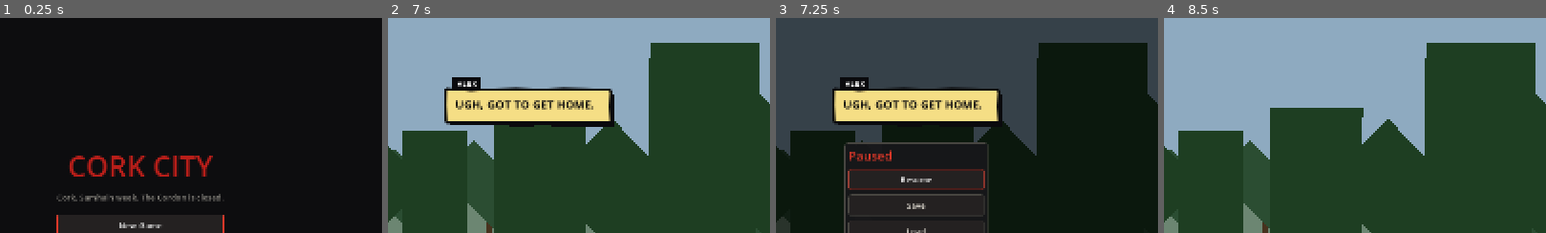
Above: before the commit, frames 1-4 (left to right).
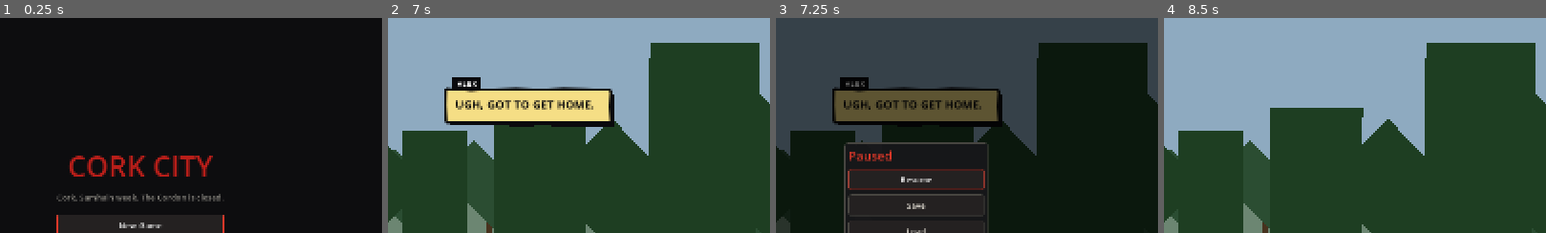
Above: after the commit, the same moments.

Repository: Natkiio/union-city-3d-remake
Game: Godot game, scene res://scenes/ui/main_menu.tscn
Same seed, same stepped clock (60 frames per second), same inputs: the game is played once before the commit and once after it.
Inputs (mouse positions are % of the whole screen's width and height, from its top left):
- Up to frame 1 (0.25 s): no input
- Up to frame 2 (7 s): click "New Game" at 0.5 s; click (8, 10) at 1.27 s; type "Alex" at 1.35 s; click "New Game" at 2 s; click "Confirm" at 2.75 s; tap Enter (ui_accept) at 3.5 s; move the mouse to (50, 20) at 3.52 s; hold D (move_right) 3.53-4.28 s; hold C (crouch) 3.53-4.28 s; click (50, 20) at 3.67 s; tap W (jump) at 3.77, 4.07, 4.52, 4.82, 5.3, 5.85, 6.02, 6.32, 6.77 s; tap Shift (run) at 3.8, 4.35, 6.8 s; move the mouse to (30, 55) at 4.27 s; hold A (move_left) 4.28-5.03 s; tap Space (shove) at 4.55, 5.1 s; move the mouse to (60, 28) at 5.02 s; hold D (move_right) 5.03-5.78 s; move the mouse to (45, 70) at 5.77 s; hold Up 5.78-6.53 s; click (45, 70) at 5.92 s; tap C (crouch) at 6.05 s; move the mouse to (80, 65) at 6.52 s; press the mouse at (80, 65) at 6.53 s; hold A (move_left) from 6.53 s (still down)
- Up to frame 3 (7.25 s): keep holding A (move_left); tap W (jump) at 7.07 s; tap Escape (pause) at 7.15 s
- Up to frame 4 (8.5 s): keep holding A (move_left); move the mouse to (20, 35) at 7.27 s; release the mouse at (20, 35) at 7.28 s; tap C (crouch) at 7.35 s; tap W (jump) at 7.52, 7.82, 8.3 s; tap Space (shove) at 7.55 s; move the mouse to (55, 50) at 8.02 s; tap 1 (equip_fists) at 8.1 s; click (55, 50) at 8.17 s
The pictures show only the part of the screen within x 32-82%, y 0-50%; the shares and areas given below are measured in that part.

Frames 1-2 are identical in both runs. In frame 3, 6.1% of the frame differs, in the area x 15-59%, y 29-48%; in frame 4, nothing differs.

Commit message:
Captions sit below UI screens; cork test allows map_display

Diff:
--- a/scripts/story/dialogue_box.gd
+++ b/scripts/story/dialogue_box.gd
@@ -43,7 +43,7 @@
 func _ready() -> void:
 	add_to_group("run_overlay") # freed by GameState.reset_run
 	process_mode = Node.PROCESS_MODE_ALWAYS
-	layer = 60
+	layer = 55 # below UIController (60) so map, pause and level-up screens cover captions
 	_build()
 	visible = false
 
--- a/tests/test_cork.gd
+++ b/tests/test_cork.gd
@@ -130,6 +130,8 @@
 		check("%s parses as object" % f, over is Dictionary)
 		if not (over is Dictionary):
 			continue
+		if f == "world/map_display": # Cork-only presentation data (screen positions), no original
+			continue
 		var orig: Variant = _parse("res://data/original/" + f + ".json")
 		check("%s has an original" % f, orig is Dictionary)
 		if not (orig is Dictionary):
